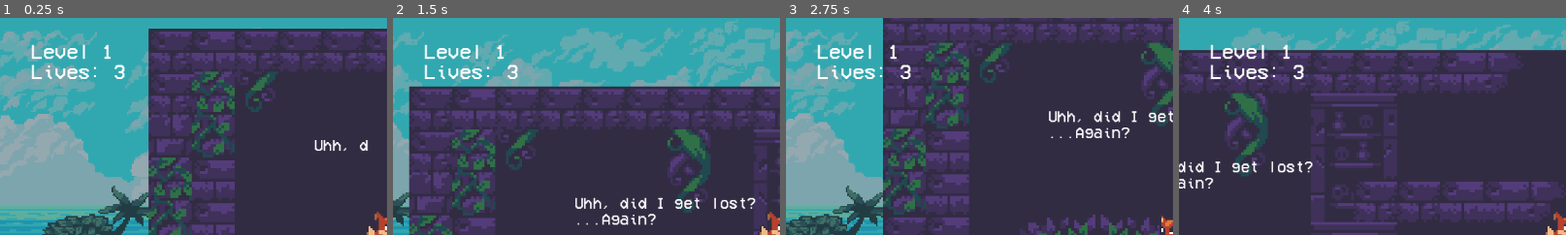
Above: before the commit, frames 1-4 (left to right).
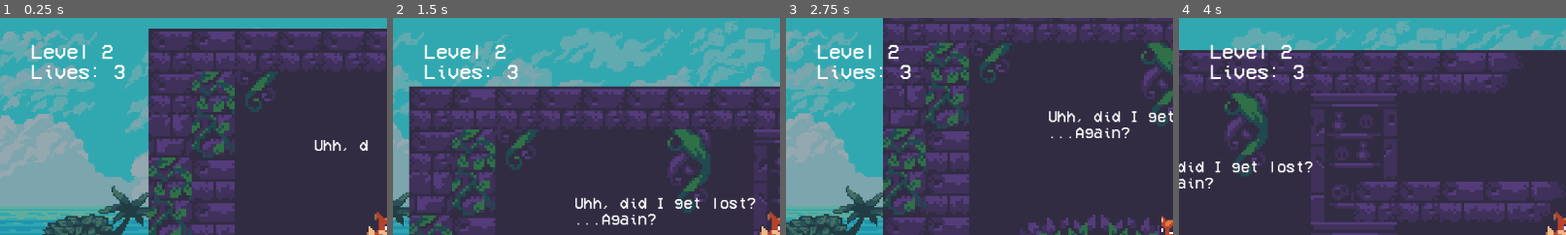
Above: after the commit, the same moments.

Repository: joselinprmt/gamedev-tutorial-6
Game: Godot game, scene res://scenes/Level2.tscn
Same seed, same stepped clock (60 frames per second), same inputs: the game is played once before the commit and once after it. This scene is started directly instead of the project's main scene.
Inputs:
- Up to frame 1 (0.25 s): no input
- Up to frame 2 (1.5 s): tap Enter (restart) at 0.5 s; hold Right (right) from 0.53 s (still down); tap Space (jump) at 0.77 s
- Up to frame 3 (2.75 s): tap Space (jump) at 1.52 s; release Right (right) at 2.03 s; hold A (left) from 2.03 s (still down)
- Up to frame 4 (4 s): release A (left) at 2.78 s; hold Right (right) from 2.78 s (still down); tap Space (jump) at 3.02, 3.77 s
The pictures show only the part of the screen within x 0-50%, y 0-50%; the shares and areas given below are measured in that part.

The runs differ from the first frame. In frame 1, 0.1% of the frame differs, in the area x 26-30%, y 12-20%; in frame 2, 0.1%; in frame 3, 0.1%; in frame 4, 0.1%.

Commit message:
fix(main): fix restart level bug when lose

Diff:
--- /dev/null
+++ b/scenes/Level1.gd
@@ -0,0 +1,7 @@
+extends Node2D
+
+@export var level_number: int = 1
+
+
+func _ready():
+	Global.level = level_number
--- a/scenes/Level1.tscn
+++ b/scenes/Level1.tscn
@@ -1,6 +1,7 @@
-[gd_scene load_steps=19 format=4 uid="uid://yqmk0vpvnyxr"]
+[gd_scene load_steps=20 format=4 uid="uid://yqmk0vpvnyxr"]
 
 [ext_resource type="PackedScene" uid="uid://bc2fujtl13g10" path="res://scenes/game_objects/Player.tscn" id="1"]
+[ext_resource type="Script" path="res://scenes/Level1.gd" id="1_74m4k"]
 [ext_resource type="PackedScene" uid="uid://bcsnyw4t6pnw2" path="res://scenes/enviroments/ParallaxBg.tscn" id="1_e04dm"]
 [ext_resource type="Texture2D" uid="uid://dpkb387a6vub" path="res://assets/sunny-land/environment/plant-house.png" id="1_vmane"]
 [ext_resource type="PackedScene" uid="uid://clguys4qchp5k" path="res://scenes/signals/LoseArea.tscn" id="3_kf3ox"]
@@ -266,6 +267,7 @@
 
 [node name="Level1" type="Node2D"]
 position = Vector2(129, 156)
+script = ExtResource("1_74m4k")
 
 [node name="ParallaxBackground" parent="." instance=ExtResource("1_e04dm")]
 scale = Vector2(2.5, 2.5)
--- /dev/null
+++ b/scenes/Level2.gd
@@ -0,0 +1,7 @@
+extends Node2D
+
+@export var level_number: int = 2
+
+
+func _ready():
+	Global.level = level_number
--- a/scenes/Level2.tscn
+++ b/scenes/Level2.tscn
@@ -1,6 +1,7 @@
-[gd_scene load_steps=21 format=4 uid="uid://ch36x5cpha3bm"]
+[gd_scene load_steps=22 format=4 uid="uid://ch36x5cpha3bm"]
 
 [ext_resource type="PackedScene" uid="uid://bcsnyw4t6pnw2" path="res://scenes/enviroments/ParallaxBg.tscn" id="1_0yisv"]
+[ext_resource type="Script" path="res://scenes/Level2.gd" id="1_ur5w2"]
 [ext_resource type="Texture2D" uid="uid://dpkb387a6vub" path="res://assets/sunny-land/environment/plant-house.png" id="2_qr6vc"]
 [ext_resource type="PackedScene" uid="uid://od43k880mxto" path="res://scenes/signals/WinArea.tscn" id="3_enxcy"]
 [ext_resource type="PackedScene" uid="uid://clguys4qchp5k" path="res://scenes/signals/LoseArea.tscn" id="4_ow763"]
@@ -277,6 +278,7 @@
 
 [node name="Level2" type="Node2D"]
 position = Vector2(129, 156)
+script = ExtResource("1_ur5w2")
 
 [node name="ParallaxBackground" parent="." instance=ExtResource("1_0yisv")]
 scale = Vector2(2.5, 2.5)
@@ -298,6 +300,7 @@
 
 [node name="LoseArea" parent="." instance=ExtResource("4_ow763")]
 position = Vector2(943, 800)
+scene_name = "Level2"
 
 [node name="TileMapLayer" type="TileMapLayer" parent="."]
 texture_filter = 1
--- a/scenes/signals/LoseScreen.tscn
+++ b/scenes/signals/LoseScreen.tscn
@@ -66,7 +66,7 @@
 scale = Vector2(3, 3)
 sprite_frames = SubResource("SpriteFrames_lxqg3")
 autoplay = "default"
-frame_progress = 0.634472
+frame_progress = 0.160348
 
 [node name="ParallaxBackground" parent="." instance=ExtResource("4_53jed")]
 scale = Vector2(1.5, 1.5)
--- a/scenes/signals/LoseTrigger.gd
+++ b/scenes/signals/LoseTrigger.gd
@@ -1,6 +1,6 @@
 extends Area2D
 
-@export var scene_name: String = "Level" + str(Global.level)
+@export var scene_name: String = "Level1"
 
 
 func _on_fall_area_body_entered(body):
--- a/scenes/signals/WinTrigger.gd
+++ b/scenes/signals/WinTrigger.gd
@@ -6,11 +6,4 @@
 func _on_win_trigger_body_entered(body) -> void:
 	if body.get_name() == "Player":
 		await get_tree().create_timer(0.5).timeout
-		# Increment the level
-		Global.level += 1
-
-		# Reset to 1 if it reaches 2
-		if Global.level > 2:
-			Global.level = 1
-
 		get_tree().change_scene_to_file("res://scenes/signals/" + scene_name + ".tscn")
